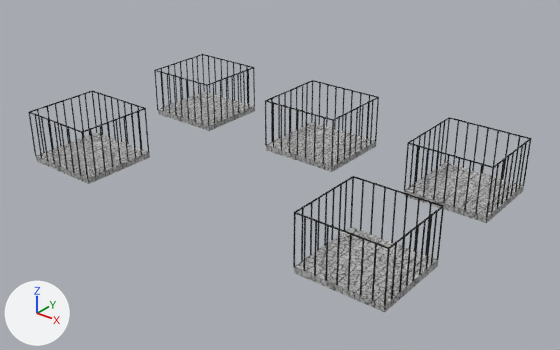
The OBJ model Proyecto_Final/Proyecto_Final/Models/Celda/setCeldas.obj: old version first, new version second.
Before and after are seen from a camera (50 mm lens) standing at (165.6, -169.5, 126.5) and looking at (6.3, 29.6, 3.0). The axes (+X, +Y, +Z) are drawn at lower left. The lights are the same throughout. Where no turn or scale is listed for an object, it has been applied to the vertices.

The scene before the commit, as lines of its bpy script (objects in view):
```python
me_setceldas = bpy.data.meshes.new('setCeldas')
me_setceldas.from_pydata(...)  # 7600 vertices, 10830 faces; spans x -79.0..79.0, y -16.0..79.0, z 0.0..21.0
# faces by material slot: [30, 10800]
me_setceldas.materials.append(mat_pisocelda_lambert4sg)  # picture img_patron_castillo_jpg
me_setceldas.materials.append(mat_celda_phong2sg)  # picture img_negro_jpg
ob_setceldas = bpy.data.objects.new('setCeldas', me_setceldas)
ob_setceldas.location = (0.0, 0.0, 0.0)
```
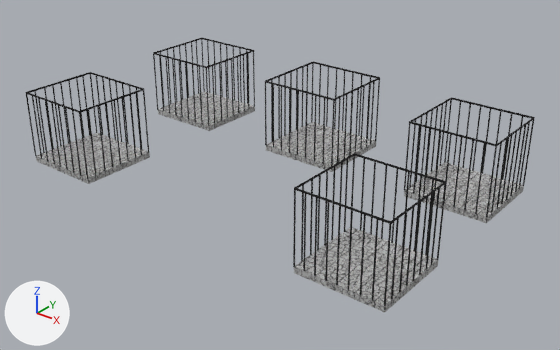
Changed parts and their boxes (x1, y1, x2, y2) in the pictures (560 x 350 px; the box of a moved part takes in the faces that stretch with it):
'setCeldas', reshaped (6% taller)
    before: (28, 54, 531, 312)
    after: (25, 38, 535, 312)
part 1 of me_setceldas, moved or reshaped
    before: (493, 138, 531, 168)
    after: (496, 117, 534, 146)
part 2 of me_setceldas, moved or reshaped
    before: (408, 117, 450, 143)
    after: (409, 97, 452, 122)
part 3 of me_setceldas, moved or reshaped
    before: (450, 117, 530, 139)
    after: (452, 98, 533, 119)
part 4 of me_setceldas, moved or reshaped
    before: (408, 143, 493, 168)
    after: (410, 121, 496, 146)
part 5 of me_setceldas, moved or reshaped
    before: (82, 108, 146, 133)
    after: (80, 88, 144, 113)
part 6 of me_setceldas, moved or reshaped
    before: (29, 91, 92, 112)
    after: (27, 72, 90, 93)
part 7 of me_setceldas, moved or reshaped
    before: (92, 91, 144, 108)
    after: (90, 72, 143, 89)
part 8 of me_setceldas, moved or reshaped
    before: (29, 112, 82, 132)
    after: (26, 92, 79, 113)
part 9 of me_setceldas, moved or reshaped
    before: (207, 67, 254, 86)
    after: (206, 50, 254, 68)
part 10 of me_setceldas, moved or reshaped
    before: (155, 54, 203, 70)
    after: (153, 38, 202, 53)
part 11 of me_setceldas, moved or reshaped
    before: (203, 54, 253, 68)
    after: (202, 38, 252, 51)
part 12 of me_setceldas, moved or reshaped
    before: (155, 70, 207, 85)
    after: (154, 53, 206, 68)
part 13 of me_setceldas, moved or reshaped
    before: (333, 97, 379, 120)
    after: (334, 77, 380, 100)
part 14 of me_setceldas, moved or reshaped
    before: (265, 80, 313, 101)
    after: (265, 62, 313, 81)
part 15 of me_setceldas, moved or reshaped
    before: (313, 80, 378, 98)
    after: (313, 62, 379, 78)
part 16 of me_setceldas, moved or reshaped
    before: (266, 100, 333, 121)
    after: (265, 81, 333, 100)
part 17 of me_setceldas, moved or reshaped
    before: (389, 206, 444, 249)
    after: (390, 181, 446, 224)
part 18 of me_setceldas, moved or reshaped
    before: (295, 176, 354, 212)
    after: (294, 153, 355, 188)
part 19 of me_setceldas, moved or reshaped
    before: (353, 176, 443, 206)
    after: (354, 153, 445, 183)
part 20 of me_setceldas, moved or reshaped
    before: (295, 212, 389, 249)
    after: (295, 188, 390, 224)
part 21 of me_setceldas, moved or reshaped
    before: (28, 92, 149, 179)
    after: (25, 74, 149, 179)
part 22 of me_setceldas, moved or reshaped
    before: (154, 55, 255, 126)
    after: (153, 39, 255, 126)
part 23 of me_setceldas, moved or reshaped
    before: (265, 81, 379, 167)
    after: (265, 63, 380, 166)
part 24 of me_setceldas, moved or reshaped
    before: (404, 119, 531, 217)
    after: (404, 99, 535, 217)

The change, as a list of edits to the scene's bpy script:
```text
Change me_setceldas:
    remove me_setceldas.from_pydata(...)  # 7600 vertices, 10830 faces; spans x -79.0..79.0, y -16.0..79.0, z 0.0..21.0
    add me_setceldas.from_pydata(...)  # 7600 vertices, 10830 faces; spans x -79.0..79.0, y -16.0..79.0, z 0.0..29.0
    me_setceldas part 1: the loose piece of 42 vertices spanning x 78.0..79.0, y 48.0..78.0, z 20.0..21.0 is moved by (0.0, 0.0, 8.0)
    me_setceldas part 2: the loose piece of 42 vertices spanning x 47.0..48.0, y 48.0..78.0, z 20.0..21.0 is moved by (0.0, 0.0, 8.0)
    me_setceldas part 3: the loose piece of 42 vertices spanning x 48.0..79.0, y 78.0, z 20.0..21.0 is moved by (0.0, 0.0, 8.0)
    me_setceldas part 4: the loose piece of 42 vertices spanning x 48.0..79.0, y 48.0, z 20.0..21.0 is moved by (0.0, 0.0, 8.0)
    me_setceldas part 5: the loose piece of 42 vertices spanning x -47.0, y -15.0..15.0, z 20.0..21.0 is moved by (0.0, 0.0, 8.0)
    me_setceldas part 6: the loose piece of 42 vertices spanning x -79.0..-78.0, y -15.0..15.0, z 20.0..21.0 is moved by (0.0, 0.0, 8.0)
    me_setceldas part 7: the loose piece of 42 vertices spanning x -78.0..-47.0, y 14.0..15.0, z 20.0..21.0 is moved by (0.0, 0.0, 8.0)
    me_setceldas part 8: the loose piece of 42 vertices spanning x -78.0..-47.0, y -16.0..-15.0, z 20.0..21.0 is moved by (0.0, 0.0, 8.0)
    me_setceldas part 9: the loose piece of 42 vertices spanning x -48.0..-47.0, y 49.0..78.0, z 20.0..21.0 is moved by (0.0, 0.0, 8.0)
    me_setceldas part 10: the loose piece of 42 vertices spanning x -79.0..-78.0, y 49.0..78.0, z 20.0..21.0 is moved by (0.0, 0.0, 8.0)
    me_setceldas part 11: the loose piece of 42 vertices spanning x -78.0..-47.0, y 78.0..79.0, z 20.0..21.0 is moved by (0.0, 0.0, 8.0)
    me_setceldas part 12: the loose piece of 42 vertices spanning x -78.0..-47.0, y 49.0, z 20.0..21.0 is moved by (0.0, 0.0, 8.0)
    me_setceldas part 13: the loose piece of 42 vertices spanning x 16.0, y 48.0..79.0, z 21.0 is moved by (0.0, 0.0, 8.0)
    me_setceldas part 14: the loose piece of 42 vertices spanning x -16.0, y 48.0..79.0, z 21.0 is moved by (0.0, 0.0, 8.0)
    me_setceldas part 15: the loose piece of 42 vertices spanning x -16.0..16.0, y 79.0, z 21.0 is moved by (0.0, 0.0, 8.0)
    me_setceldas part 16: the loose piece of 42 vertices spanning x -16.0..16.0, y 48.0..49.0, z 21.0 is moved by (0.0, 0.0, 8.0)
    me_setceldas part 17: the loose piece of 42 vertices spanning x 78.0..79.0, y -15.0..15.0, z 20.0..21.0 is moved by (0.0, 0.0, 8.0)
    me_setceldas part 18: the loose piece of 42 vertices spanning x 47.0..48.0, y -15.0..15.0, z 20.0..21.0 is moved by (0.0, 0.0, 8.0)
    me_setceldas part 19: the loose piece of 42 vertices spanning x 48.0..79.0, y 14.0..15.0, z 20.0..21.0 is moved by (0.0, 0.0, 8.0)
    me_setceldas part 20: the loose piece of 42 vertices spanning x 48.0..79.0, y -16.0..-15.0, z 20.0..21.0 is moved by (0.0, 0.0, 8.0)
    me_setceldas part 21: 672 vertices removed from x -79.0..-47.0, y -16.0..15.0, z 21.0; 672 vertices added at x -79.0..-47.0, y -16.0..15.0, z 28.0
    me_setceldas part 22: 672 vertices removed from x -79.0..-47.0, y 49.0..79.0, z 21.0; 672 vertices added at x -79.0..-47.0, y 49.0..79.0, z 28.0
    me_setceldas part 23: 672 vertices removed from x -16.0..16.0, y 48.0..79.0, z 21.0; 672 vertices added at x -16.0..16.0, y 48.0..79.0, z 29.0
    me_setceldas part 24: 672 vertices removed from x 47.0..79.0, y 48.0..78.0, z 21.0; 672 vertices added at x 47.0..79.0, y 48.0..78.0, z 28.0
    me_setceldas part 25: 672 vertices removed from x 47.0..79.0, y -16.0..15.0, z 21.0; 672 vertices added at x 47.0..79.0, y -16.0..15.0, z 28.0
```
